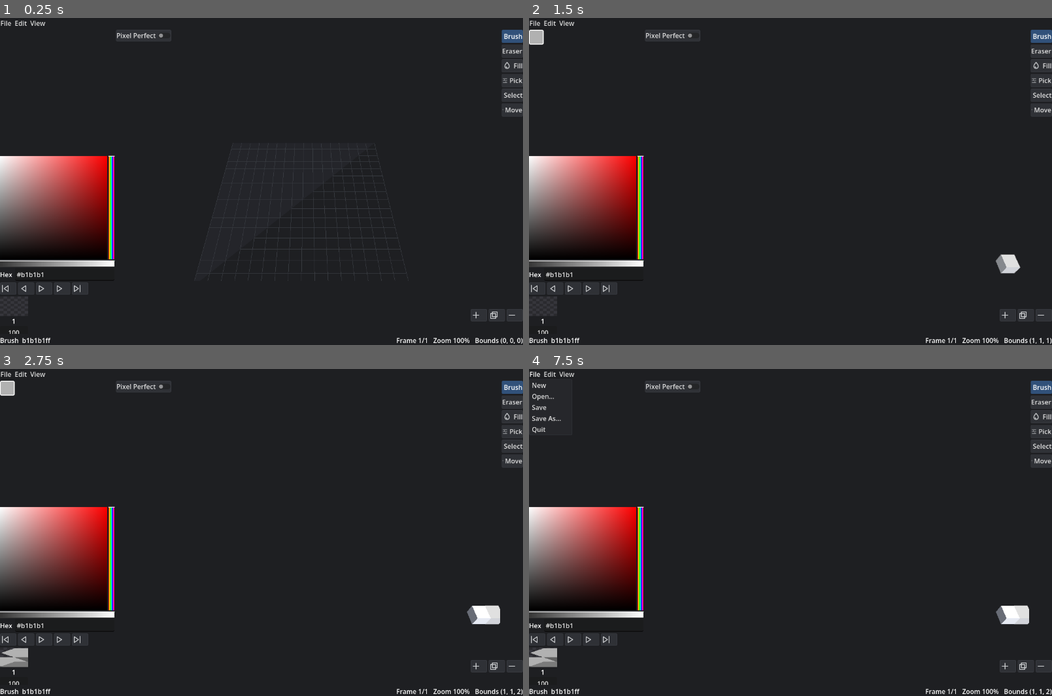
Above: before the commit, frames 1-4 (two rows, left to right).
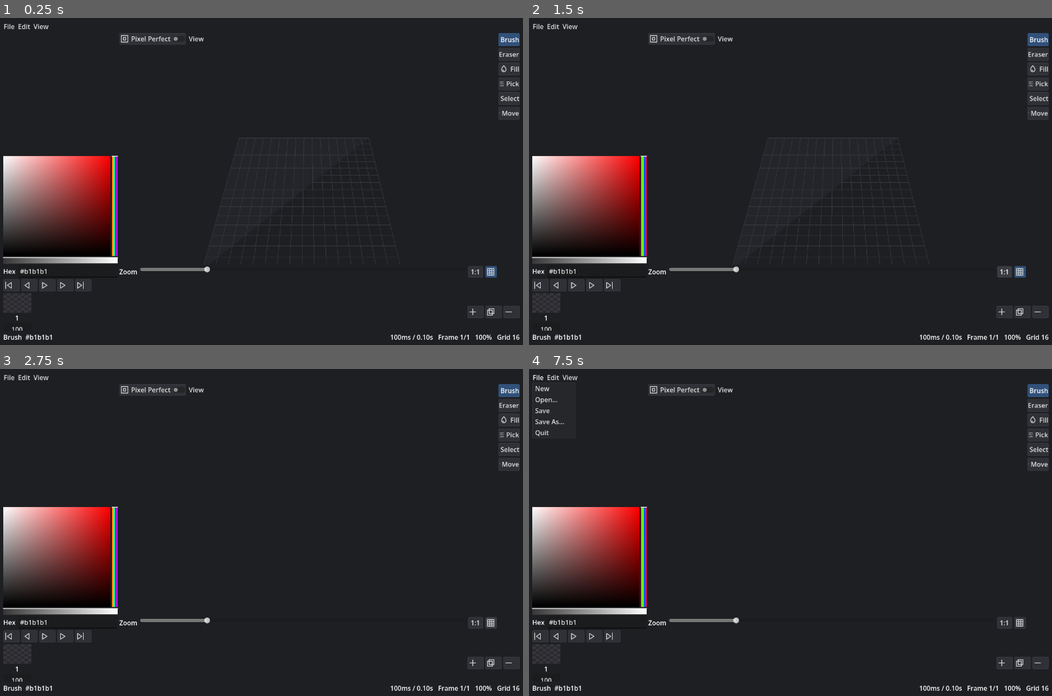
Above: after the commit, the same moments.

Repository: LeonardMeagher2/LVE
Game: Godot game, scene res://ui/main.tscn
The game is run twice, just before and just after one commit, with the same random seed, the same clock (stepped at 60 frames per second) and the same inputs.
Inputs (mouse positions are in pixels of both pictures, inside the frame that each line leads up to; where the layout moved, square brackets give the same spot in the first picture):
- Up to frame 1 (0.25 s): no input
- Up to frame 2 (1.5 s): click "View" at 0.5 s; click (1004, 273) at 1.25 s, where only the run after the commit has a clickable "1:1"
- Up to frame 3 (2.75 s): click (491, 624) at 2.02 s
- Up to frame 4 (7.5 s): click (539, 637) [539, 640] at 2.75 s; click (539, 637) [539, 640] at 3.5 s; click (576, 637) [570, 640] at 4.25 s; click (576, 637) [570, 640] at 5 s; click (591, 637) [591, 640] at 5.75 s; click (591, 637) [591, 640] at 6.5 s; click "File" at 7.25 s

The runs differ from the first frame. In frame 1, 4.1% of the frame differs, in the area x 0-100%, y 0-100%; in frame 2, 4.3%; in frame 3, 4.2%; in frame 4, 4.3%.
Error after the commit: Invalid access to property or key 'grid_changed' on a base object of type 'Node3D (EditorViewport)'. (res://viewport/viewport_container.gd:13)

Commit message:
Add a margin and option and zoom bars around the viewport
Nest the body in an 8 px margin. Add a view menu and a pixel-perfect icon to the option bar. Add a zoom slider, a 1:1 button, and a grid toggle below the viewport. Reformat the status bar with delay, total time, and grid size. Update the test node paths and the paint tool icon.

Diff:
--- /dev/null
+++ b/icons/grid.svg
@@ -0,0 +1,7 @@
+<svg xmlns="http://www.w3.org/2000/svg" width="24" height="24" viewBox="0 0 24 24" fill="none" stroke="#c8cacc" stroke-width="2" stroke-linecap="round" stroke-linejoin="round">
+  <path d="M4 4h16v16H4Z"/>
+  <path d="M9.33 4v16"/>
+  <path d="M14.67 4v16"/>
+  <path d="M4 9.33h16"/>
+  <path d="M4 14.67h16"/>
+</svg>
--- /dev/null
+++ b/icons/paint.svg
@@ -0,0 +1,5 @@
+<svg xmlns="http://www.w3.org/2000/svg" width="24" height="24" viewBox="0 0 24 24" fill="none" stroke="#c8cacc" stroke-width="2" stroke-linecap="round" stroke-linejoin="round">
+  <path d="M16 3H5a2 2 0 0 0-2 2v2a2 2 0 0 0 2 2h11a2 2 0 0 1 2 2v1"/>
+  <path d="M21 9v2"/>
+  <rect x="16" y="14" width="4" height="7" rx="1"/>
+</svg>
--- /dev/null
+++ b/icons/pixel_perfect.svg
@@ -0,0 +1,4 @@
+<svg xmlns="http://www.w3.org/2000/svg" width="24" height="24" viewBox="0 0 24 24" fill="none" stroke="#c8cacc" stroke-width="2" stroke-linecap="round" stroke-linejoin="round">
+  <path d="M4 4h16v16H4Z"/>
+  <path d="M9 9h6v6H9Z"/>
+</svg>
--- a/project.godot
+++ b/project.godot
@@ -24,10 +24,6 @@
 window/size/viewport_width=1280
 window/size/viewport_height=800
 window/stretch/aspect="expand"
-
-[rendering]
-
-environment/defaults/default_clear_color=Color(0.118, 0.122, 0.133, 1)
 
 [input]
 
@@ -66,3 +62,9 @@
 "events": [Object(InputEventKey,"resource_local_to_scene":false,"resource_name":"","device":-1,"window_id":0,"alt_press …(191 unchanged characters)…
 ]
 }
+
+[rendering]
+
+renderer/rendering_method="gl_compatibility"
+renderer/rendering_method.mobile="gl_compatibility"
+environment/defaults/default_clear_color=Color(0.118, 0.122, 0.133, 1)
--- a/tests/brush_modes.gd
+++ b/tests/brush_modes.gd
@@ -14,7 +14,7 @@
 
 func _run() -> void:
 	step("Given a gray voxel at (8, 4, 8) and the brush in add mode", func():
-		_vp = _inst.get_node("Root/Body/CenterPane/ViewportContainer/Viewport/Editor")
+		_vp = _inst.get_node("Content/Root/Body/CenterPane/ViewportContainer/Viewport/Editor")
 		var svp := _vp.get_viewport()
 		var container := svp.get_parent()
 		container.stretch = false
--- a/tests/erase_drag.gd
+++ b/tests/erase_drag.gd
@@ -14,7 +14,7 @@
 
 func _run() -> void:
 	step("Given a row of voxels on layer 4", func():
-		_vp = _inst.get_node("Root/Body/CenterPane/ViewportContainer/Viewport/Editor")
+		_vp = _inst.get_node("Content/Root/Body/CenterPane/ViewportContainer/Viewport/Editor")
 		var svp := _vp.get_viewport()
 		var container := svp.get_parent()
 		container.stretch = false
--- a/tests/erase_drag_visual.gd
+++ b/tests/erase_drag_visual.gd
@@ -14,7 +14,7 @@
 
 func _run() -> void:
 	step("Given an eraser and a row of voxels on layer 4", func():
-		_vp = _inst.get_node("Root/Body/CenterPane/ViewportContainer/Viewport/Editor")
+		_vp = _inst.get_node("Content/Root/Body/CenterPane/ViewportContainer/Viewport/Editor")
 		var svp := _vp.get_viewport()
 		var container := svp.get_parent()
 		container.stretch = false
--- a/tests/erase_hover.gd
+++ b/tests/erase_hover.gd
@@ -14,7 +14,7 @@
 
 func _run() -> void:
 	step("Given an eraser on an empty grid", func():
-		_vp = _inst.get_node("Root/Body/CenterPane/ViewportContainer/Viewport/Editor")
+		_vp = _inst.get_node("Content/Root/Body/CenterPane/ViewportContainer/Viewport/Editor")
 		var svp := _vp.get_viewport()
 		var container := svp.get_parent()
 		container.stretch = false
--- a/tests/menus.gd
+++ b/tests/menus.gd
@@ -13,7 +13,7 @@
 
 func _run() -> void:
 	step("Given the editor is open", func():
-		_file_menu = _inst.get_node("Root/MenuBar/File")
+		_file_menu = _inst.get_node("Content/Root/MenuBar/File")
 	)
 
 	step("Then the File menu lists New, Open, Save, Save As, and Quit", func():
--- a/tests/move.gd
+++ b/tests/move.gd
@@ -14,7 +14,7 @@
 
 func _run() -> void:
 	step("Given a selected voxel on layer 4", func():
-		_vp = _inst.get_node("Root/Body/CenterPane/ViewportContainer/Viewport/Editor")
+		_vp = _inst.get_node("Content/Root/Body/CenterPane/ViewportContainer/Viewport/Editor")
 		var svp := _vp.get_viewport()
 		var container := svp.get_parent()
 		container.stretch = false
--- a/tests/paint.gd
+++ b/tests/paint.gd
@@ -16,7 +16,7 @@
 func _run() -> void:
 	step("Given a red brush on an empty grid", func():
 		State.current_color = Color8(200, 60, 60)
-		_vp = _inst.get_node("Root/Body/CenterPane/ViewportContainer/Viewport/Editor")
+		_vp = _inst.get_node("Content/Root/Body/CenterPane/ViewportContainer/Viewport/Editor")
 		var svp := _vp.get_viewport()
 		var container := svp.get_parent()
 		container.stretch = false
--- a/tests/pixel_perfect_tool.gd
+++ b/tests/pixel_perfect_tool.gd
@@ -17,7 +17,7 @@
 	step("Given a brush with pixel perfect enabled", func():
 		State.current_color = Color8(200, 60, 60)
 		State.pixel_perfect = true
-		_vp = _inst.get_node("Root/Body/CenterPane/ViewportContainer/Viewport/Editor")
+		_vp = _inst.get_node("Content/Root/Body/CenterPane/ViewportContainer/Viewport/Editor")
 		var svp := _vp.get_viewport()
 		var container := svp.get_parent()
 		container.stretch = false
--- a/tests/playback.gd
+++ b/tests/playback.gd
@@ -13,7 +13,7 @@
 
 func _run() -> void:
 	step("Given a document with two distinct frames", func():
-		_vp = _inst.get_node("Root/Body/CenterPane/ViewportContainer/Viewport/Editor")
+		_vp = _inst.get_node("Content/Root/Body/CenterPane/ViewportContainer/Viewport/Editor")
 		State.document.add_frame()
 		State.document.frames[1].cells[Vector3i(9, 0, 9)] = State.document.ensure_color(State.current_color)
 		State.document.frames[0].delay_ms = 250
--- a/tests/selection.gd
+++ b/tests/selection.gd
@@ -14,7 +14,7 @@
 
 func _run() -> void:
 	step("Given the select tool on an empty grid", func():
-		_vp = _inst.get_node("Root/Body/CenterPane/ViewportContainer/Viewport/Editor")
+		_vp = _inst.get_node("Content/Root/Body/CenterPane/ViewportContainer/Viewport/Editor")
 		State.set_tool(State.tools.select)
 		var svp := _vp.get_viewport()
 		var vsize: Vector2i = svp.size
--- a/tests/sparse.gd
+++ b/tests/sparse.gd
@@ -14,7 +14,7 @@
 
 func _run() -> void:
 	step("Given an empty editor", func():
-		_vp = _inst.get_node("Root/Body/CenterPane/ViewportContainer/Viewport/Editor")
+		_vp = _inst.get_node("Content/Root/Body/CenterPane/ViewportContainer/Viewport/Editor")
 	)
 
 	step("When the user paints a cell beyond the original 16x16 extent", func():
--- a/tests/stroke_connect.gd
+++ b/tests/stroke_connect.gd
@@ -17,7 +17,7 @@
 func _run() -> void:
 	step("Given a brush on an empty grid", func():
 		State.current_color = Color8(200, 60, 60)
-		_vp = _inst.get_node("Root/Body/CenterPane/ViewportContainer/Viewport/Editor")
+		_vp = _inst.get_node("Content/Root/Body/CenterPane/ViewportContainer/Viewport/Editor")
 		var svp := _vp.get_viewport()
 		var container := svp.get_parent()
 		container.stretch = false
--- a/tests/toolbar_modes.gd
+++ b/tests/toolbar_modes.gd
@@ -14,7 +14,7 @@
 
 func _run() -> void:
 	step("Given the toolbar with a brush button", func():
-		_toolbar = _inst.get_node("Root/Body/RightStrip")
+		_toolbar = _inst.get_node("Content/Root/Body/RightStrip")
 		_brush_button = _toolbar._tool_buttons[0]
 		expect(_toolbar._tool_buttons.size() == 6, "the toolbar shows one button per tool")
 	)
@@ -35,5 +35,5 @@
 
 	step("Then the paint mode is active and the button shows it", func():
 		expect(State.tool == State.tools.brush_paint, "the paint mode tool is active")
-		expect(_brush_button.text == "Paint", "the button shows the active mode")
+		expect(_brush_button.icon == State.tools.brush_paint.icon, "the button shows the active mode icon")
 	)
--- a/tests/undo_redo.gd
+++ b/tests/undo_redo.gd
@@ -15,7 +15,7 @@
 
 func _run() -> void:
 	step("Given an editor with a fresh document", func():
-		_vp = _inst.get_node("Root/Body/CenterPane/ViewportContainer/Viewport/Editor")
+		_vp = _inst.get_node("Content/Root/Body/CenterPane/ViewportContainer/Viewport/Editor")
 		var svp := _vp.get_viewport()
 		var container := svp.get_parent()
 		container.stretch = false
--- a/tests/viewport_paint.gd
+++ b/tests/viewport_paint.gd
@@ -16,7 +16,7 @@
 func _run() -> void:
 	step("Given an editor with a red brush and a voxel viewport", func():
 		State.current_color = Color8(200, 60, 60)
-		_vp = _inst.get_node("Root/Body/CenterPane/ViewportContainer/Viewport/Editor")
+		_vp = _inst.get_node("Content/Root/Body/CenterPane/ViewportContainer/Viewport/Editor")
 		var svp := _vp.get_viewport()
 		var vsize: Vector2i = svp.size
 		if vsize.x <= 0 or vsize.y <= 0:
--- a/tests/work_plane.gd
+++ b/tests/work_plane.gd
@@ -16,7 +16,7 @@
 
 func _run() -> void:
 	step("Given the editor viewport at its default view", func():
-		_vp = _inst.get_node("Root/Body/CenterPane/ViewportContainer/Viewport/Editor")
+		_vp = _inst.get_node("Content/Root/Body/CenterPane/ViewportContainer/Viewport/Editor")
 		var svp := _vp.get_viewport()
 		var vsize: Vector2i = svp.size
 		if vsize.x <= 0 or vsize.y <= 0:
--- a/tools/brush_paint.tres
+++ b/tools/brush_paint.tres
@@ -1,6 +1,7 @@
-[gd_resource type="Resource" script_class="ToolInfo" load_steps=2 format=3]
+[gd_resource type="Resource" script_class="ToolInfo" load_steps=3 format=3]
 
 [ext_resource type="Script" path="res://tools/tool_info.gd" id="1_script"]
+[ext_resource type="Texture2D" path="res://icons/paint.svg" id="2_icon"]
 
 [resource]
 script = ExtResource("1_script")
@@ -9,3 +10,4 @@
 group = "brush"
 tooltip = "Recolor existing voxels"
 scene = "res://tools/brush/brush.tscn"
+icon = ExtResource("2_icon")
--- /dev/null
+++ b/ui/control_bar.gd
@@ -0,0 +1,34 @@
+class_name ControlBar
+extends HBoxContainer
+
+signal zoom_requested(percent: float)
+signal grid_toggled(visible: bool)
+
+@onready var _slider: HSlider = $ZoomSlider
+@onready var _grid: Button = $GridToggle
+
+var _syncing := false
+
+
+func set_zoom(percent: float) -> void:
+	_syncing = true
+	_slider.value = clampf(percent, _slider.min_value, _slider.max_value)
+	_syncing = false
+
+
+func set_grid_visible(v: bool) -> void:
+	_grid.button_pressed = v
+
+
+func _on_zoom_slider_changed(v: float) -> void:
+	if _syncing:
+		return
+	zoom_requested.emit(v)
+
+
+func _on_zoom_one_pressed() -> void:
+	zoom_requested.emit(100.0)
+
+
+func _on_grid_toggled(v: bool) -> void:
+	grid_toggled.emit(v)
--- /dev/null
+++ b/ui/control_bar.tscn
@@ -0,0 +1,43 @@
+[gd_scene format=3]
+
+[ext_resource type="Script" path="res://ui/control_bar.gd" id="1_control"]
+[ext_resource type="Texture2D" path="res://icons/grid.svg" id="2_grid"]
+
+[node name="ControlBar" type="HBoxContainer"]
+custom_minimum_size = Vector2(0, 28)
+layout_mode = 2
+theme_override_constants/separation = 6
+script = ExtResource("1_control")
+
+[node name="ZoomLabel" type="Label" parent="."]
+layout_mode = 2
+text = "Zoom"
+
+[node name="ZoomSlider" type="HSlider" parent="."]
+layout_mode = 2
+size_flags_horizontal = 3
+min_value = 25.0
+max_value = 400.0
+step = 1.0
+value = 100.0
+tooltip_text = "Zoom"
+
+[node name="ZoomOne" type="Button" parent="."]
+custom_minimum_size = Vector2(36, 0)
+layout_mode = 2
+focus_mode = 0
+text = "1:1"
+tooltip_text = "Return the zoom to 100 percent"
+
+[node name="GridToggle" type="Button" parent="."]
+custom_minimum_size = Vector2(28, 28)
+layout_mode = 2
+focus_mode = 0
+toggle_mode = true
+button_pressed = true
+icon = ExtResource("2_grid")
+tooltip_text = "Toggle the grid"
+
+[connection signal="value_changed" from="ZoomSlider" to="." method="_on_zoom_slider_changed"]
+[connection signal="pressed" from="ZoomOne" to="." method="_on_zoom_one_pressed"]
+[connection signal="toggled" from="GridToggle" to="." method="_on_grid_toggled"]
--- a/ui/main.gd
+++ b/ui/main.gd
@@ -1,9 +1,11 @@
 extends Control
 
-@onready var _menu_bar: EditorMenuBar = $Root/MenuBar
-@onready var _viewport_panel: EditorViewportPanel = $Root/Body/CenterPane/ViewportContainer
-@onready var _bottom_dock: EditorBottomDock = $Root/BottomDock
-@onready var _status_bar: EditorStatusBar = $Root/StatusBar
+@onready var _menu_bar: EditorMenuBar = $Content/Root/MenuBar
+@onready var _option_bar: OptionBar = $Content/Root/Body/CenterPane/OptionBar
+@onready var _viewport_panel: EditorViewportPanel = $Content/Root/Body/CenterPane/ViewportContainer
+@onready var _control_bar: ControlBar = $Content/Root/Body/CenterPane/ControlBar
+@onready var _bottom_dock: EditorBottomDock = $Content/Root/BottomDock
+@onready var _status_bar: EditorStatusBar = $Content/Root/StatusBar
 
 var _zoom_percent := 100.0
 
@@ -36,8 +38,13 @@
 	_bottom_dock.frame_dup.connect(State.playback.duplicate_frame)
 	_bottom_dock.frame_del.connect(State.playback.delete_frame)
 	_bottom_dock.frame_selected.connect(State.playback.select_frame)
+	_bottom_dock.delay_changed.connect(_update_status)
 	_viewport_panel.frame_displayed.connect(_on_frame_displayed)
 	_viewport_panel.zoom_changed.connect(_on_zoom_changed)
+	_viewport_panel.grid_changed.connect(_control_bar.set_grid_visible)
+	_option_bar.view_requested.connect(_viewport_panel.set_view)
+	_control_bar.zoom_requested.connect(_viewport_panel.set_zoom_percent)
+	_control_bar.grid_toggled.connect(_viewport_panel.set_grid_visible)
 	_viewport_panel.set_tool(State.tool)
 	_viewport_panel.configure()
 	_viewport_panel.sync_to(State.current_frame)
@@ -103,6 +110,7 @@
 
 func _on_zoom_changed(p: float) -> void:
 	_zoom_percent = p
+	_control_bar.set_zoom(p)
 	_update_status()
 
 
@@ -131,14 +139,14 @@
 
 
 func _update_status() -> void:
-	var b := State.document.bounds()
-	var size := Vector3i.ZERO
-	if b.has_volume():
-		size = Vector3i(int(b.size.x), int(b.size.y), int(b.size.z))
+	var total := 0
+	for f in State.document.frames:
+		total += f.delay_ms
 	_status_bar.set_status(
-		State.tool.display_name, State.current_color.to_html(true),
+		State.tool.display_name, State.current_color.to_html(false),
+		State.document.frames[State.current_frame].delay_ms, total,
 		State.current_frame, State.document.frames.size(),
-		int(_zoom_percent), size)
+		int(_zoom_percent), State.document.grid_size)
 
 
 func _new_document() -> void:
--- a/ui/main.tscn
+++ b/ui/main.tscn
@@ -2,13 +2,14 @@
 
 [ext_resource type="Script" uid="uid://b0gaxrb8bjobo" path="res://ui/main.gd" id="1_main"]
 [ext_resource type="PackedScene" path="res://ui/menu_bar.tscn" id="2_menu"]
-[ext_resource type="PackedScene" path="res://viewport/viewport.tscn" id="3_viewport"]
+[ext_resource type="PackedScene" uid="uid://cym1t8k348a6p" path="res://viewport/viewport.tscn" id="3_viewport"]
 [ext_resource type="PackedScene" path="res://ui/bottom_dock.tscn" id="4_frame"]
 [ext_resource type="PackedScene" path="res://ui/status_bar.tscn" id="5_status"]
-[ext_resource type="Theme" path="res://ui/theme.tres" id="6_theme"]
+[ext_resource type="Theme" uid="uid://cfbvk6vpaexfm" path="res://ui/theme.tres" id="6_theme"]
 [ext_resource type="PackedScene" path="res://ui/palette_panel.tscn" id="7_palette"]
 [ext_resource type="PackedScene" path="res://ui/tool_strip.tscn" id="8_tool"]
 [ext_resource type="PackedScene" path="res://ui/option_bar.tscn" id="9_option"]
+[ext_resource type="PackedScene" path="res://ui/control_bar.tscn" id="10_control"]
 
 [node name="Main" type="Control" unique_id=692378193]
 layout_mode = 3
@@ -17,39 +18,49 @@
 anchor_bottom = 1.0
 grow_horizontal = 2
 grow_vertical = 2
-theme = ExtResource("6_theme")
 script = ExtResource("1_main")
 
-[node name="Root" type="VBoxContainer" parent="." unique_id=1369002049]
+[node name="Content" type="MarginContainer" parent="." unique_id=1928070199]
 layout_mode = 1
 anchors_preset = 15
 anchor_right = 1.0
 anchor_bottom = 1.0
 grow_horizontal = 2
 grow_vertical = 2
+theme = ExtResource("6_theme")
+theme_override_constants/margin_left = 8
+theme_override_constants/margin_top = 8
+theme_override_constants/margin_right = 8
+theme_override_constants/margin_bottom = 8
+
+[node name="Root" type="VBoxContainer" parent="Content" unique_id=1369002049]
+layout_mode = 2
 theme_override_constants/separation = 4
 
-[node name="MenuBar" parent="Root" unique_id=873351853 instance=ExtResource("2_menu")]
+[node name="MenuBar" parent="Content/Root" unique_id=873351853 instance=ExtResource("2_menu")]
 
-[node name="Body" type="HBoxContainer" parent="Root"]
+[node name="Body" type="HBoxContainer" parent="Content/Root" unique_id=209754651]
 layout_mode = 2
 size_flags_vertical = 3
 theme_override_constants/separation = 4
 
-[node name="LeftPane" parent="Root/Body" instance=ExtResource("7_palette")]
+[node name="LeftPane" parent="Content/Root/Body" unique_id=1147462058 instance=ExtResource("7_palette")]
 
-[node name="CenterPane" type="VBoxContainer" parent="Root/Body"]
+[node name="CenterPane" type="VBoxContainer" parent="Content/Root/Body" unique_id=825903145]
 layout_mode = 2
 size_flags_horizontal = 3
 size_flags_vertical = 3
 theme_override_constants/separation = 4
 
-[node name="OptionBar" parent="Root/Body/CenterPane" instance=ExtResource("9_option")]
+[node name="OptionBar" parent="Content/Root/Body/CenterPane" unique_id=1775805641 instance=ExtResource("9_option")]
 
-[node name="ViewportContainer" parent="Root/Body/CenterPane" instance=ExtResource("3_viewport")]
+[node name="ViewportContainer" parent="Content/Root/Body/CenterPane" unique_id=236441930 instance=ExtResource("3_viewport")]
+layout_mode = 2
 
-[node name="RightStrip" parent="Root/Body" instance=ExtResource("8_tool")]
+[node name="ControlBar" parent="Content/Root/Body/CenterPane" unique_id=1397268665 instance=ExtResource("10_control")]
 
-[node name="BottomDock" parent="Root" instance=ExtResource("4_frame")]
+[node name="RightStrip" parent="Content/Root/Body" unique_id=1524503512 instance=ExtResource("8_tool")]
 
-[node name="StatusBar" parent="Root" unique_id=597734069 instance=ExtResource("5_status")]
+[node name="BottomDock" parent="Content/Root" unique_id=1466148729 instance=ExtResource("4_frame")]
+
+[node name="StatusBar" parent="Content/Root" unique_id=597734069 instance=ExtResource("5_status")]
--- a/ui/option_bar.gd
+++ b/ui/option_bar.gd
@@ -1,12 +1,16 @@
 class_name OptionBar
 extends HBoxContainer
 
+signal view_requested(name: String)
+
 @onready var _pixel_perfect: CheckButton = $PixelPerfect
+@onready var _view_menu: MenuButton = $View
 
 
 func _ready() -> void:
 	State.pixel_perfect_changed.connect(_on_pixel_perfect_changed)
 	_pixel_perfect.button_pressed = State.pixel_perfect
+	_view_menu.get_popup().id_pressed.connect(_on_view_selected)
 
 
 func _on_pixel_perfect_toggled(v: bool) -> void:
@@ -15,3 +19,12 @@
 
 func _on_pixel_perfect_changed(v: bool) -> void:
 	_pixel_perfect.button_pressed = v
+
+
+func _on_view_selected(index: int) -> void:
+	match index:
+		0: view_requested.emit("top")
+		1: view_requested.emit("front")
+		2: view_requested.emit("side")
+		3: view_requested.emit("isometric")
+		4: view_requested.emit("reset")
--- a/ui/option_bar.tscn
+++ b/ui/option_bar.tscn
@@ -1,6 +1,7 @@
 [gd_scene format=3]
 
 [ext_resource type="Script" path="res://ui/option_bar.gd" id="1_option"]
+[ext_resource type="Texture2D" path="res://icons/pixel_perfect.svg" id="2_pp"]
 
 [node name="OptionBar" type="HBoxContainer"]
 custom_minimum_size = Vector2(0, 28)
@@ -11,6 +12,28 @@
 [node name="PixelPerfect" type="CheckButton" parent="."]
 layout_mode = 2
 focus_mode = 0
+icon = ExtResource("2_pp")
 text = "Pixel Perfect"
+tooltip_text = "Toggle voxel snapping of the ghost preview"
+
+[node name="View" type="MenuButton" parent="."]
+layout_mode = 2
+focus_mode = 0
+text = "View"
+item_count = 5
+popup/item_0/text = "Top"
+popup/item_0/id = 0
+popup/item_1/text = "Front"
+popup/item_1/id = 1
+popup/item_2/text = "Side"
+popup/item_2/id = 2
+popup/item_3/text = "Isometric"
+popup/item_3/id = 3
+popup/item_4/text = "Reset"
+popup/item_4/id = 4
+
+[node name="OptionSpacer" type="Control" parent="."]
+layout_mode = 2
+size_flags_horizontal = 3
 
 [connection signal="toggled" from="PixelPerfect" to="." method="_on_pixel_perfect_toggled"]
--- a/ui/status_bar.gd
+++ b/ui/status_bar.gd
@@ -5,6 +5,6 @@
 @onready var _right: Label = $StatusRight
 
 
-func set_status(tool_name: String, color_html: String, frame: int, frame_count: int, zoom: int, bounds: Vector3i) -> void:
-	_left.text = "%s  %s" % [tool_name, color_html]
-	_right.text = "Frame %d/%d   Zoom %d%%   Bounds %s" % [frame + 1, frame_count, zoom, bounds]
+func set_status(tool_name: String, color_html: String, delay_ms: int, total_ms: int, frame: int, frame_count: int, zoom: int, grid_size: int) -> void:
+	_left.text = "%s  #%s" % [tool_name, color_html]
+	_right.text = "%dms / %.2fs   Frame %d/%d   %d%%   Grid %d" % [delay_ms, total_ms / 1000.0, frame + 1, frame_count, zoom, grid_size]
--- a/ui/theme.tres
+++ b/ui/theme.tres
@@ -1,7 +1,15 @@
-[gd_resource type="Theme" load_steps=6 format=3]
+[gd_resource type="Theme" format=3 uid="uid://cfbvk6vpaexfm"]
 
-[sub_resource type="StyleBoxFlat" id="StyleBoxFlat_btn"]
-bg_color = Color(0.184, 0.192, 0.212, 1)
+[sub_resource type="StyleBoxFlat" id="StyleBoxFlat_focus"]
+draw_center = false
+border_width_left = 1
+border_width_top = 1
+border_width_right = 1
+border_width_bottom = 1
+border_color = Color(0.192, 0.318, 0.478, 1)
+
+[sub_resource type="StyleBoxFlat" id="StyleBoxFlat_hover"]
+bg_color = Color(0.227, 0.235, 0.259, 1)
 border_width_left = 1
 border_width_top = 1
 border_width_right = 1
@@ -12,8 +20,8 @@
 corner_radius_bottom_right = 2
 corner_radius_bottom_left = 2
 
-[sub_resource type="StyleBoxFlat" id="StyleBoxFlat_hover"]
-bg_color = Color(0.227, 0.235, 0.259, 1)
+[sub_resource type="StyleBoxFlat" id="StyleBoxFlat_btn"]
+bg_color = Color(0.184, 0.192, 0.212, 1)
 border_width_left = 1
 border_width_top = 1
 border_width_right = 1
@@ -36,14 +44,6 @@
 corner_radius_bottom_right = 2
 corner_radius_bottom_left = 2
 
-[sub_resource type="StyleBoxFlat" id="StyleBoxFlat_focus"]
-draw_center = false
-border_width_left = 1
-border_width_top = 1
-border_width_right = 1
-border_width_bottom = 1
-border_color = Color(0.192, 0.318, 0.478, 1)
-
 [sub_resource type="StyleBoxFlat" id="StyleBoxFlat_panel"]
 bg_color = Color(0.149, 0.153, 0.169, 1)
 border_width_left = 1
@@ -57,15 +57,14 @@
 corner_radius_bottom_left = 2
 
 [resource]
-default_font_color = Color(0.784, 0.792, 0.8, 1)
+Button/styles/focus = SubResource("StyleBoxFlat_focus")
+Button/styles/hover = SubResource("StyleBoxFlat_hover")
 Button/styles/normal = SubResource("StyleBoxFlat_btn")
-Button/styles/hover = SubResource("StyleBoxFlat_hover")
 Button/styles/pressed = SubResource("StyleBoxFlat_active")
-Button/styles/focus = SubResource("StyleBoxFlat_focus")
+MenuButton/styles/focus = SubResource("StyleBoxFlat_focus")
+MenuButton/styles/hover = SubResource("StyleBoxFlat_hover")
 MenuButton/styles/normal = SubResource("StyleBoxFlat_btn")
-MenuButton/styles/hover = SubResource("StyleBoxFlat_hover")
 MenuButton/styles/pressed = SubResource("StyleBoxFlat_active")
-MenuButton/styles/focus = SubResource("StyleBoxFlat_focus")
 Panel/styles/panel = SubResource("StyleBoxFlat_panel")
+PopupMenu/styles/hover = SubResource("StyleBoxFlat_hover")
 PopupMenu/styles/panel = SubResource("StyleBoxFlat_panel")
-PopupMenu/styles/hover = SubResource("StyleBoxFlat_hover")
--- a/viewport/viewport_container.gd
+++ b/viewport/viewport_container.gd
@@ -2,6 +2,7 @@
 extends SubViewportContainer
 
 signal zoom_changed(percent: float)
+signal grid_changed(visible: bool)
 signal frame_displayed(index: int)
 
 @onready var _vp: EditorViewport = $Viewport/Editor
@@ -9,6 +10,7 @@
 
 func _ready() -> void:
 	_vp.zoom_changed.connect(zoom_changed.emit)
+	_vp.grid_changed.connect(grid_changed.emit)
 	_vp.frame_displayed.connect(frame_displayed.emit)
 
 
@@ -46,3 +48,15 @@
 
 func toggle_grid() -> void:
 	_vp.toggle_grid()
+
+
+func set_view(name: String) -> void:
+	_vp.set_view(name)
+
+
+func set_zoom_percent(percent: float) -> void:
+	_vp.set_zoom_percent(percent)
+
+
+func set_grid_visible(v: bool) -> void:
+	_vp.set_grid_visible(v)
Not shown, added: icons/grid.svg.import
Not shown, added: icons/paint.svg.import
Not shown, added: icons/pixel_perfect.svg.import
Not shown, added: ui/control_bar.gd.uid
